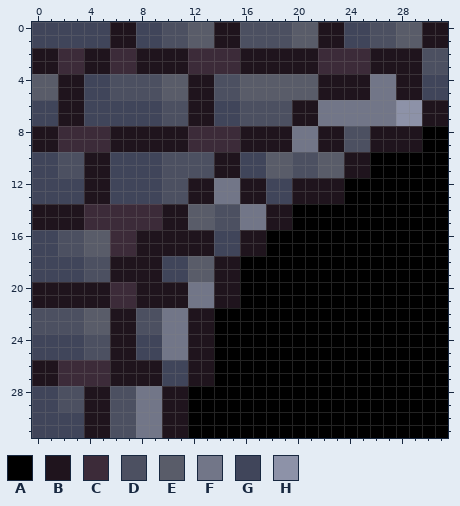
Two versions of one pixel-art sprite, Game/Assets/Textures/Numbers/57.png. The picture above is the old version.
The file is 32x32 pixels. Colours within 5 levels of each other are drawn and written as one.
Palette (. is transparent): A #000000  B #1f141d  C #3c2b39  D #4c5061  E #595c69  F #727688  G #40455a  H #8d92a8
Now the later version:
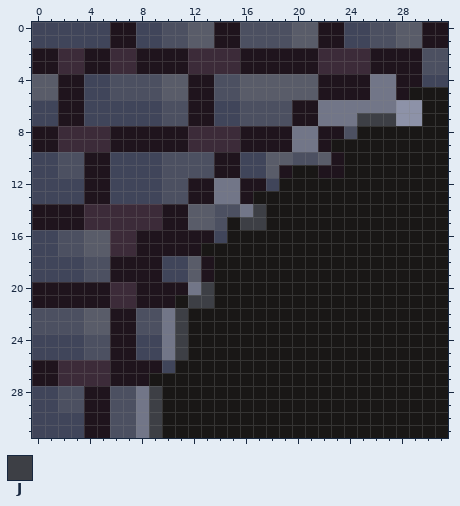
Colours new in this view: J #3d3f45
Diff:
@@ palette @@
-A #000000
+A #191716
@@ x 0..31 @@
  4 EEBBGGDDDDEEBBDDEEEEEEBBBBFFBBGG
- 5 EEBBGGDDDDEEBBDDEEEEEEBBBBFFBBGG
- 6 GGBBGGGGGGDDBBGGDDDDBBFFFFFFHHBB
- 7 GGBBGGGGGGDDBBGGDDDDBBFFFFFFHHBB
- 8 BBCCCCBBBBBBCCCCBBBBFFBBDDBBBBAA
- 9 BBCCCCBBBBBBCCCCBBBBFFBBDDBBBBAA
-10 GGDDBBGGGGDDDDBBGGEEDDEEBBAAAAAA
-11 GGDDBBGGGGDDDDBBGGEEDDEEBBAAAAAA
-12 GGGGBBGGGGDDBBFFBBGGBBBBAAAAAAAA
-13 GGGGBBGGGGDDBBFFBBGGBBBBAAAAAAAA
-14 BBBBCCCCCCBBEEDDFFBBAAAAAAAAAAAA
-15 BBBBCCCCCCBBEEDDFFBBAAAAAAAAAAAA
-16 GGDDEECCBBBBBBGGBBAAAAAAAAAAAAAA
-17 GGDDEECCBBBBBBGGBBAAAAAAAAAAAAAA
-18 GGGGDDBBBBGGEEBBAAAAAAAAAAAAAAAA
-19 GGGGDDBBBBGGEEBBAAAAAAAAAAAAAAAA
-20 BBBBBBCCBBBBFFBBAAAAAAAAAAAAAAAA
-21 BBBBBBCCBBBBFFBBAAAAAAAAAAAAAAAA
-22 DDDDEEBBDDFFBBAAAAAAAAAAAAAAAAAA
-23 DDDDEEBBDDFFBBAAAAAAAAAAAAAAAAAA
-24 GGGGDDBBGGFFBBAAAAAAAAAAAAAAAAAA
-25 GGGGDDBBGGFFBBAAAAAAAAAAAAAAAAAA
-26 BBCCCCBBBBGGBBAAAAAAAAAAAAAAAAAA
-27 BBCCCCBBBBGGBBAAAAAAAAAAAAAAAAAA
-28 GGDDBBDDFFBBAAAAAAAAAAAAAAAAAAAA
-29 GGDDBBDDFFBBAAAAAAAAAAAAAAAAAAAA
-30 GGGGBBDDFFBBAAAAAAAAAAAAAAAAAAAA
-31 GGGGBBDDFFBBAAAAAAAAAAAAAAAAAAAA
+ 5 EEBBGGDDDDEEBBDDEEEEEEBBBBFFBAAA
+ 6 GGBBGGGGGGDDBBGGDDDDBBFFFFFFHHAA
+ 7 GGBBGGGGGGDDBBGGDDDDBBFFFJJJHHAA
+ 8 BBCCCCBBBBBBCCCCBBBBFFBBDAAAAAAA
+ 9 BBCCCCBBBBBBCCCCBBBBFFBAAAAAAAAA
+10 GGDDBBGGGGDDDDBBGGEEDDEBAAAAAAAA
+11 GGDDBBGGGGDDDDBBGGEBAABBAAAAAAAA
+12 GGGGBBGGGGDDBBFFBBGAAAAAAAAAAAAA
+13 GGGGBBGGGGDDBBFFBAAAAAAAAAAAAAAA
+14 BBBBCCCCCCBBEEDDFJAAAAAAAAAAAAAA
+15 BBBBCCCCCCBBEEDAJJAAAAAAAAAAAAAA
+16 GGDDEECCBBBBBBGAAAAAAAAAAAAAAAAA
+17 GGDDEECCBBBBBAAAAAAAAAAAAAAAAAAA
+18 GGGGDDBBBBGGEBAAAAAAAAAAAAAAAAAA
+19 GGGGDDBBBBGGEBAAAAAAAAAAAAAAAAAA
+20 BBBBBBCCBBBBFJAAAAAAAAAAAAAAAAAA
+21 BBBBBBCCBBBAJJAAAAAAAAAAAAAAAAAA
+22 DDDDEEBBDDFJAAAAAAAAAAAAAAAAAAAA
+23 DDDDEEBBDDFJAAAAAAAAAAAAAAAAAAAA
+24 GGGGDDBBGGFJAAAAAAAAAAAAAAAAAAAA
+25 GGGGDDBBGGFJAAAAAAAAAAAAAAAAAAAA
+26 BBCCCCBBBBGAAAAAAAAAAAAAAAAAAAAA
+27 BBCCCCBBBAAAAAAAAAAAAAAAAAAAAAAA
+28 GGDDBBDDFJAAAAAAAAAAAAAAAAAAAAAA
+29 GGDDBBDDFJAAAAAAAAAAAAAAAAAAAAAA
+30 GGGGBBDDFJAAAAAAAAAAAAAAAAAAAAAA
+31 GGGGBBDDFJAAAAAAAAAAAAAAAAAAAAAA
